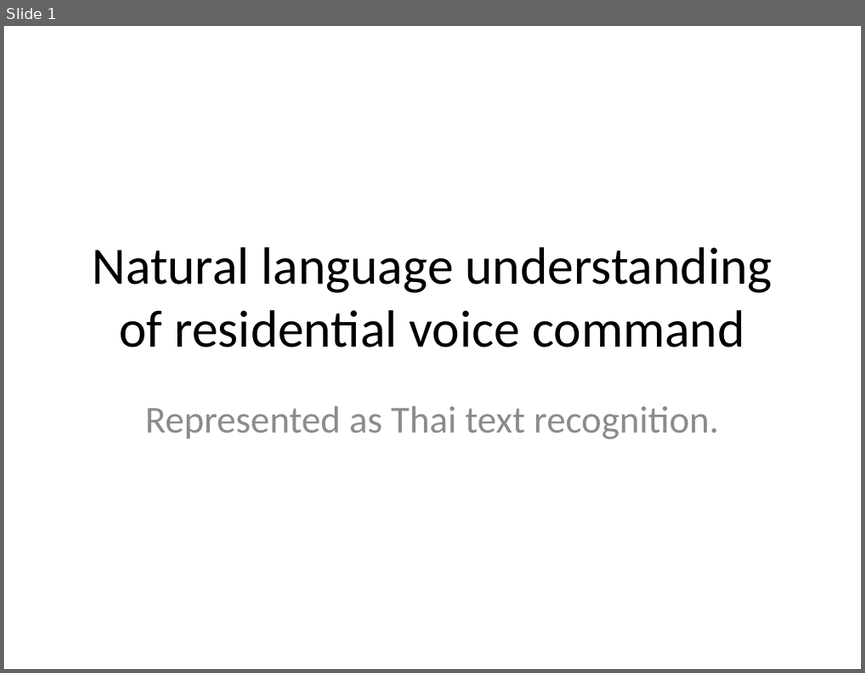
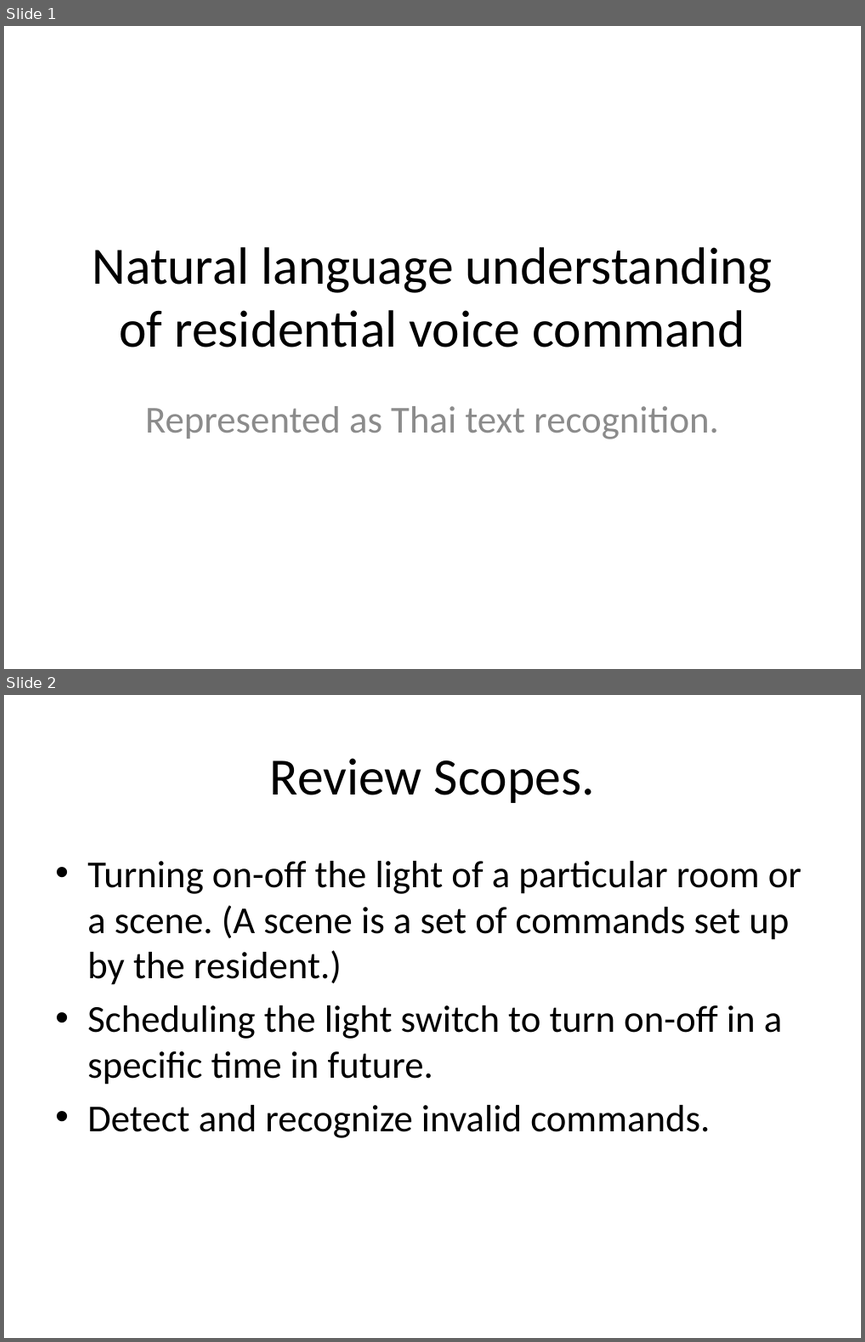
Before and after one commit to jzrlza/SmartHomePrototype, a slide deck: project_presentation.pptx. Shown one above the other, each under a label of ours: slide 1 before the commit, slides 1 and 2 after it. The pictures are 865x673 and 865x1342 pixels, drawn with LibreOffice and Linux fonts; fonts in the diff are those of the drawing. Boxes give left, top, right and bottom in pixels: in the first picture for what was removed or moved away, otherwise in the second. Text is boxed around its words. In the diff, an @@ line names an element or a change of style, - is before the commit and + after.

```diff
--- a/project_presentation.pptx
+++ b/project_presentation.pptx
@@ slide 2 added at bbox=[4, 695, 861, 1338], background #FFFFFF @@
@@ title added at bbox=[270, 758, 595, 803], 44 pt, text #000000 @@
+Review Scopes.
@@ text added at bbox=[87, 861, 801, 1138], 32 pt, text #000000 @@
+• Turning on-off the light of a particular room or a scene. (A scene is a set of commands set up by the resident.)
+• Scheduling the light switch to turn on-off in a specific time in future.
+• Detect and recognize invalid commands.
```
Also in this commit, not shown: 18 other slides added, 1 slide removed.
